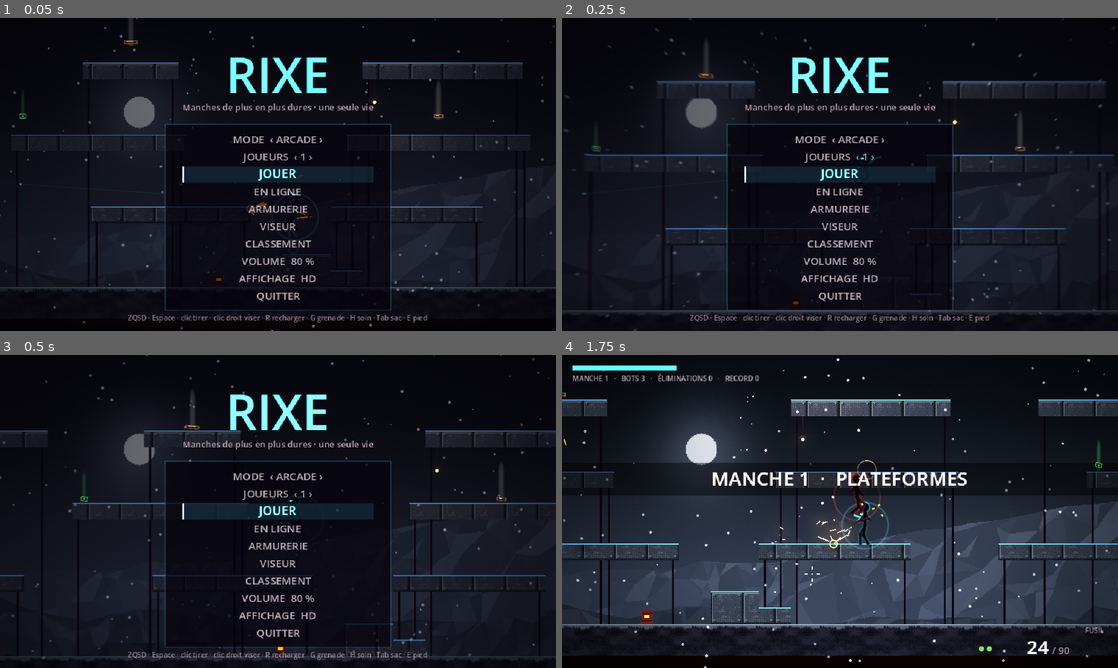
Above: before the commit, frames 1-4 (two rows, left to right).
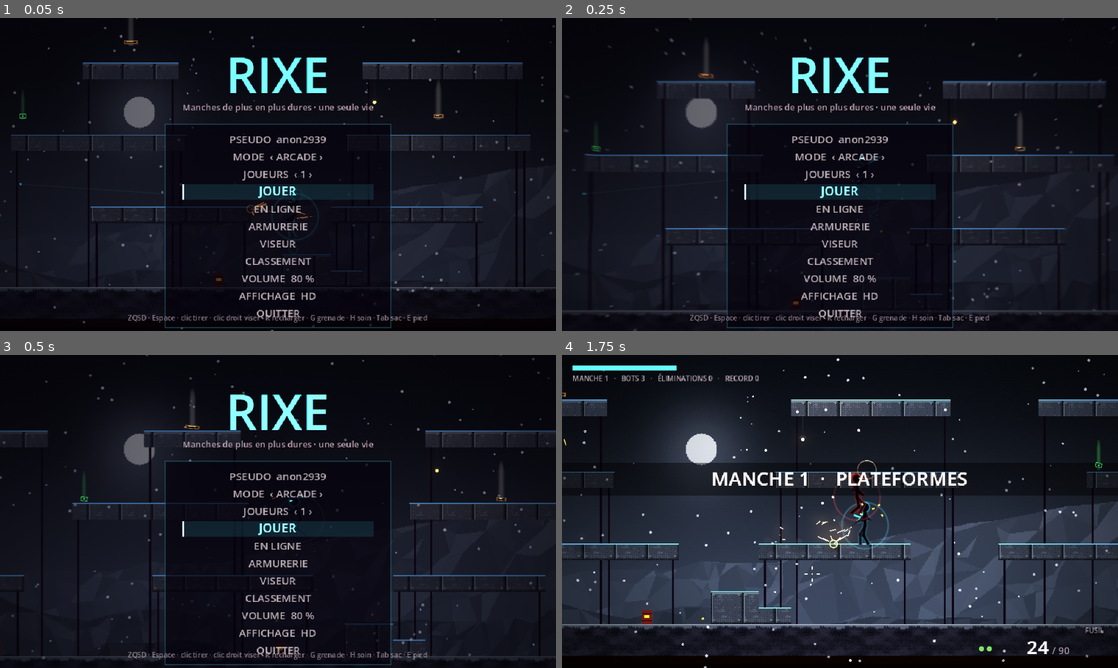
Above: after the commit, the same moments.

Repository: Chrlstopher-c/rixe
Game: Godot game, scene res://game/main.tscn
The game is run twice, just before and just after one commit, with the same random seed, the same clock (stepped at 60 frames per second) and the same inputs.
Inputs (mouse positions are in pixels of both pictures, inside the frame that each line leads up to):
- Up to frame 1 (0.05 s): no input
- Up to frame 2 (0.25 s): no input
- Up to frame 3 (0.5 s): no input
- Up to frame 4 (1.75 s): tap Enter at 0.5, 0.6 s; move the mouse to (962, 495) at 0.52 s; hold D (right) 0.53-1.25 s; click (962, 495) at 0.67 s; tap W (jump) at 0.77 s; tap Keypad Enter at 0.8 s; drag from (728, 527) to (812, 574) at 1.27 s

The runs differ from the first frame. In frame 1, 5.3% of the frame differs, in the area x 29-71%, y 37-100%; in frame 2, 5.7%; in frame 3, 5.8%; in frame 4, nothing differs.

Commit message:
Pseudo : anon + nombre au premier lancement, modifiable au menu, affiché partout
- core/names.gd : pseudo du joueur et des joueurs en ligne (échangés à la connexion), clés internes inchangées
- Fil des morts, fins de partie, ligne d'information, pseudo au-dessus des autres joueurs humains

Co-Authored-By: Claude Opus 5.5 (1M context) <noreply@anthropic.com>
Claude-Session: https://claude.ai/code/session_019E4BjX7ceCbkbFqNjaL8nD

Diff:
--- /dev/null
+++ b/core/names.gd
@@ -0,0 +1,50 @@
+class_name Names
+## Pseudos : celui du joueur (« anon » + nombre au premier lancement, modifiable) et ceux des joueurs en ligne.
+## En interne les combattants gardent des clés stables (« Toi », « J2 »…) ; on ne traduit qu'à l'affichage.
+
+const MAX_LEN := 14
+const ALLOWED := "abcdefghijklmnopqrstuvwxyzABCDEFGHIJKLMNOPQRSTUVWXYZ0123456789_-"
+
+## Pseudo du joueur de cette machine.
+static var nick := ""
+## Pseudos des autres joueurs, par clé interne (en ligne : « J2 », « Hôte »…).
+static var others := {}
+
+
+static func load_nick() -> String:
+	if nick == "":
+		var cfg := ConfigFile.new()
+		cfg.load(Settings.PATH)
+		nick = clean(String(cfg.get_value("player", "nick", "")))
+		if nick == "":
+			nick = "anon%d" % randi_range(1000, 9999)
+			save_nick(nick)
+	return nick
+
+
+static func save_nick(n: String) -> void:
+	nick = clean(n) if clean(n) != "" else nick
+	if not Settings.persist:
+		return
+	var cfg := ConfigFile.new()
+	cfg.load(Settings.PATH)
+	cfg.set_value("player", "nick", nick)
+	var err := cfg.save(Settings.PATH)
+	if err != OK:
+		push_warning("pseudo non enregistré (%d)" % err)
+
+
+## Garde lettres, chiffres, tiret et souligné, 14 caractères au plus.
+static func clean(n: String) -> String:
+	var out := ""
+	for ch in n:
+		if ALLOWED.contains(ch) and out.length() < MAX_LEN:
+			out += ch
+	return out
+
+
+## Nom affiché d'un combattant ou d'une ligne de classement.
+static func label(key: String) -> String:
+	if key == "Toi":
+		return load_nick()
+	return String(others.get(key, key))
--- a/fighters/stick_rig.gd
+++ b/fighters/stick_rig.gd
@@ -225,6 +225,8 @@
 		draw_line(to_local(_kick_trail[i - 1]), to_local(_kick_trail[i]), Color(2.4, 2.2, 2.1, a * 0.8), 2.5 * a, Juice.hd)
 	if Execution.staggered(fighter):
 		_draw_stagger()
+	if fighter.is_player and not Fighter.local_human(fighter) and not fighter.brain is BotBrain:
+		_draw_name()
 	if fighter.shield > 0.0:
 		var a := 0.25 + 0.25 * sin(_t * 20.0)
 		draw_arc(Vector2(0, -15), 19.0, 0.0, TAU, 40, Color(fighter.team_color * 1.8, a), 1.2, Juice.hd)
@@ -241,6 +243,14 @@
 	draw_polyline(pts, col, 1.3, Juice.hd)
 	if can:
 		draw_arc(top + Vector2(0, -1.5) * s, 5.5 * s, 0.0, TAU, 24, Color(col, 0.35 * beat), 1.0, Juice.hd)
+
+
+## Pseudo au-dessus des autres joueurs humains (en ligne, écran partagé).
+func _draw_name() -> void:
+	var font: Font = ThemeDB.fallback_font
+	var top: Vector2 = (j.head if has("head") else j.shoulder) + Vector2(-40, -9)
+	draw_string(font, top, Names.label(fighter.display_name), HORIZONTAL_ALIGNMENT_CENTER, 80, 6,
+		Color(fighter.team_color * 1.6, 0.85))
 
 
 func _draw_laser() -> void:
--- a/game/round_rules.gd
+++ b/game/round_rules.gd
@@ -33,11 +33,11 @@
 
 func _feed(victim: Node2D, killer: Node2D) -> void:
 	if victim.death_cause == "fall" and not is_instance_valid(killer):
-		m._hud.feed("%s  tombe dans le vide" % victim.display_name, victim.team_color)
+		m._hud.feed("%s  tombe dans le vide" % Names.label(victim.display_name), victim.team_color)
 		return
-	var kname: String = killer.display_name if is_instance_valid(killer) else "?"
+	var kname: String = Names.label(killer.display_name) if is_instance_valid(killer) else "?"
 	var verb := "exécute" if victim.executed else "élimine"
-	m._hud.feed("%s  %s  %s" % [kname, verb, victim.display_name], victim.team_color)
+	m._hud.feed("%s  %s  %s" % [kname, verb, Names.label(victim.display_name)], victim.team_color)
 
 
 ## Mode arcade (et démo) : la manche se gagne quand plus aucun bot n'est en vie ; à plusieurs humains,
@@ -48,7 +48,8 @@
 	if victim.is_player:
 		var other := _other_human(victim)
 		if other and not m.attract:
-			Juice.notify("%s est tombé, %s continue" % [victim.display_name, other.display_name])
+			Juice.notify("%s est tombé, %s continue" % [Names.label(victim.display_name),
+				Names.label(other.display_name)])
 			return
 		if m.attract or m.demo:
 			m._hud.banner("ÉLIMINÉ")
--- a/hud/hud.gd
+++ b/hud/hud.gd
@@ -155,20 +155,13 @@
 	for i in rows.size():
 		if rows[i].name == me:
 			place = i + 1
-	var lead: String = _seen_as(rows[0].name, me) if not rows.is_empty() else "-"
+	var lead: String = Names.label(rows[0].name) if not rows.is_empty() else "-"
 	var lead_k: int = rows[0].kills if not rows.is_empty() else 0
 	var mine := match_state.kills_of(me)
 	if mode == "objectif":
 		var goal := Modes.option_value(mode, match_state.option)
 		return "ÉLIMINATIONS %d / %d   ·   RANG %d   ·   EN TÊTE : %s (%d)" % [mine, goal, place, lead, lead_k]
 	return "ÉLIMINATIONS %d   ·   RANG %d / %d   ·   EN TÊTE : %s (%d)" % [mine, place, rows.size(), lead, lead_k]
-
-
-## Nom tel que le voit `me` (l'invité en ligne s'appelle « Toi » chez lui, l'hôte « Hôte »).
-static func _seen_as(name: String, me: String) -> String:
-	if me == "Toi":
-		return name
-	return "Toi" if name == me else ("Hôte" if name == "Toi" else name)
 
 
 func _draw_mode_center() -> void:
--- a/hud/menu.gd
+++ b/hud/menu.gd
@@ -28,6 +28,9 @@
 var _font: Font = ThemeDB.fallback_font
 var _rects: Array[Rect2] = []
 var loadout := {"weapon": "rifle", "attachments": {}}
+## Saisie du pseudo en cours (lettres, chiffres, - et _ ; Entrée ou Échap pour valider).
+var editing_nick := false
+var _nick := ""
 
 
 func _ready() -> void:
@@ -75,7 +78,7 @@
 		if online:
 			return ["resume", "volume", "display", "title", "quit"]
 		return ["resume", "restart", "volume", "display", "title", "quit"]
-	var ids: Array[String] = ["mode"]
+	var ids: Array[String] = ["nick", "mode"]
 	if Modes.has_option(game_mode):
 		ids.append("option")
 	if game_mode != "survie":
@@ -86,6 +89,10 @@
 
 func _text(id: String) -> String:
 	match id:
+		"nick":
+			if editing_nick:
+				return "PSEUDO  %s%s" % [_nick, "_" if int(_t * 2.0) % 2 == 0 else " "]
+			return "PSEUDO  %s" % Names.load_nick()
 		"mode", "board_mode":
 			return "MODE  ‹ %s ›" % Modes.label(game_mode)
 		"option":
@@ -135,6 +142,10 @@
 
 
 func _unhandled_input(event: InputEvent) -> void:
+	if visible and editing_nick and event is InputEventKey and event.pressed:
+		_type_nick(event)
+		get_viewport().set_input_as_handled()
+		return
 	var k := Controls.menu_key(event)
 	if not visible or k == 0:
 		return
@@ -152,6 +163,17 @@
 	else:
 		return
 	get_viewport().set_input_as_handled()
+
+
+func _type_nick(e: InputEventKey) -> void:
+	var kc := e.keycode if e.keycode != KEY_NONE else e.physical_keycode
+	if kc in [KEY_ENTER, KEY_KP_ENTER, KEY_ESCAPE]:
+		editing_nick = false
+		Names.save_nick(_nick)
+	elif kc == KEY_BACKSPACE:
+		_nick = _nick.left(maxi(_nick.length() - 1, 0))
+	elif e.unicode > 0:
+		_nick = Names.clean(_nick + char(e.unicode))
 
 
 func _back() -> void:
@@ -208,6 +230,9 @@
 	_sel = i
 	var id: String = _ids()[i]
 	match id:
+		"nick":
+			editing_nick = true
+			_nick = Names.load_nick()
 		"play":
 			start_requested.emit(game_mode, options[game_mode])
 		"board":
--- a/hud/scoreboard.gd
+++ b/hud/scoreboard.gd
@@ -90,7 +90,7 @@
 			_canvas.draw_rect(Rect2(x - 6, ry - 10, box.size.x + 12, 13), Color(ACCENT, 0.14 * k))
 		var col: Color = Color(r.color * (1.6 if r.player else 1.2), k)
 		_canvas.draw_string(_font, Vector2(x, ry), str(i + 1), HORIZONTAL_ALIGNMENT_LEFT, -1, 10, Color(1, 1, 1, k))
-		_canvas.draw_string(_font, Vector2(x + 24, ry), r.name, HORIZONTAL_ALIGNMENT_LEFT, -1, 10, col)
+		_canvas.draw_string(_font, Vector2(x + 24, ry), Names.label(r.name), HORIZONTAL_ALIGNMENT_LEFT, -1, 10, col)
 		_canvas.draw_string(_font, Vector2(x + 230, ry), str(r.kills), HORIZONTAL_ALIGNMENT_LEFT, -1, 10, Color(1, 1, 1, k))
 		_canvas.draw_string(_font, Vector2(x + 290, ry), str(r.deaths), HORIZONTAL_ALIGNMENT_LEFT, -1, 10,
 			Color(1, 1, 1, 0.7 * k))
--- a/online/net_session.gd
+++ b/online/net_session.gd
@@ -230,7 +230,7 @@
 func _greet() -> void:
 	peer_ok = false
 	_hi_wait = HI_TIMEOUT
-	link.send({"t": "hi", "v": version, "p": PROTO})
+	link.send({"t": "hi", "v": version, "p": PROTO, "n": Names.load_nick()})
 
 
 func _on_hi(msg: Dictionary) -> void:
@@ -240,6 +240,8 @@
 		return
 	peer_ok = true
 	_hi_wait = -1.0
+	Names.others[GUEST if is_host() else HOST_LABEL] = Names.clean(String(msg.get("n", ""))) if msg.get("n", "") != "" \
+		else (GUEST if is_host() else HOST_LABEL)
 
 
 func _refuse(reason: String) -> void:
--- a/tests/test_menu.gd
+++ b/tests/test_menu.gd
@@ -3,7 +3,7 @@
 
 
 func names() -> Array[String]:
-	return ["menu", "lobby", "crosshair"]
+	return ["menu", "lobby", "crosshair", "nick"]
 
 
 func _key(code: Key) -> void:
@@ -115,3 +115,30 @@
 	await t.frames(3)
 	t.check(not sight.visible and main._menu.visible, "Échap : retour au menu")
 	main._hud.crosshair = {}
+
+
+func test_nick(t: Node) -> void:
+	var main: Node = t.main
+	var n0 := Names.load_nick()
+	t.check(n0.begins_with("anon") or n0 != "", "pseudo par défaut (%s)" % n0)
+	main.attract = true
+	main._menu.show_title()
+	await t.frames(3)
+	main._menu.activate(main._menu._ids().find("nick"))
+	for i in 20:
+		_type_key(KEY_BACKSPACE, 0)
+	_type("Zorg_42!")
+	_type_key(KEY_ENTER, 0)
+	await t.frames(3)
+	t.check(Names.nick == "Zorg_42" and not main._menu.editing_nick, "pseudo modifié, caractères interdits retirés (%s)" % Names.nick)
+	t.check(Names.label("Toi") == "Zorg_42", "le joueur s'affiche sous son pseudo")
+	Names.nick = n0
+
+
+func _type_key(code: Key, uni: int) -> void:
+	for pressed in [true, false]:
+		var e := InputEventKey.new()
+		e.keycode = code
+		e.unicode = uni
+		e.pressed = pressed
+		Input.parse_input_event(e)
--- a/tests/test_online.gd
+++ b/tests/test_online.gd
@@ -110,6 +110,7 @@
 	t.check(puppet_up, "le combattant de l'invité apparaît chez l'hôte")
 	var guest_hash: Variant = await _heard(t, box, "hash")
 	t.check(guest_hash == born_hash, "même décor des deux côtés")
+	t.check(String(Names.others.get("J2", "")).begins_with("anon"), "pseudo de l'invité reçu (%s)" % Names.others.get("J2"))
 	var items := get_items(main)
 	_say(s, "items", items)
 	var p2: Fighter = _fighters(main, true, true)[0] if puppet_up else null
Not shown, added: core/names.gd.uid
Not shown, changed: EPICS.md
